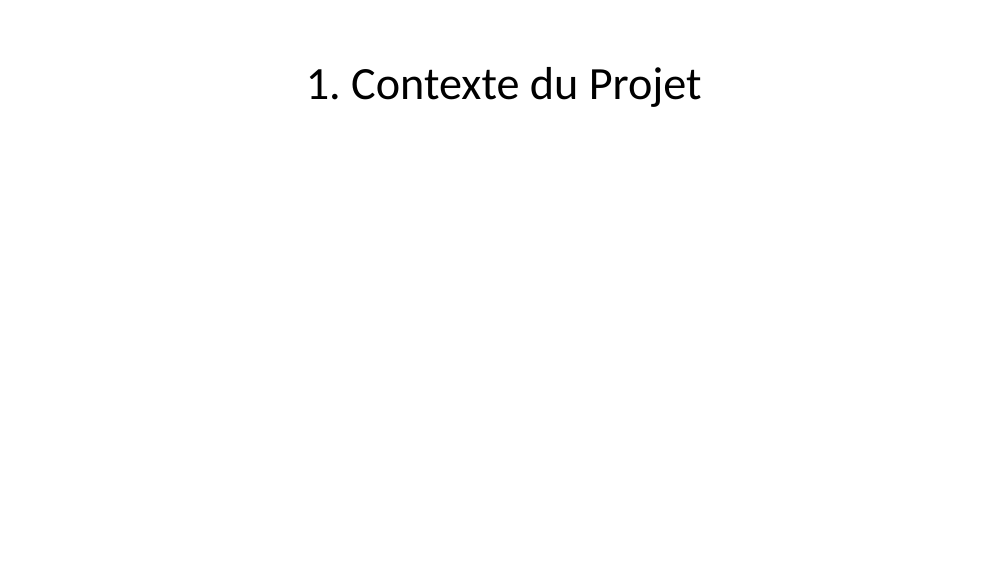
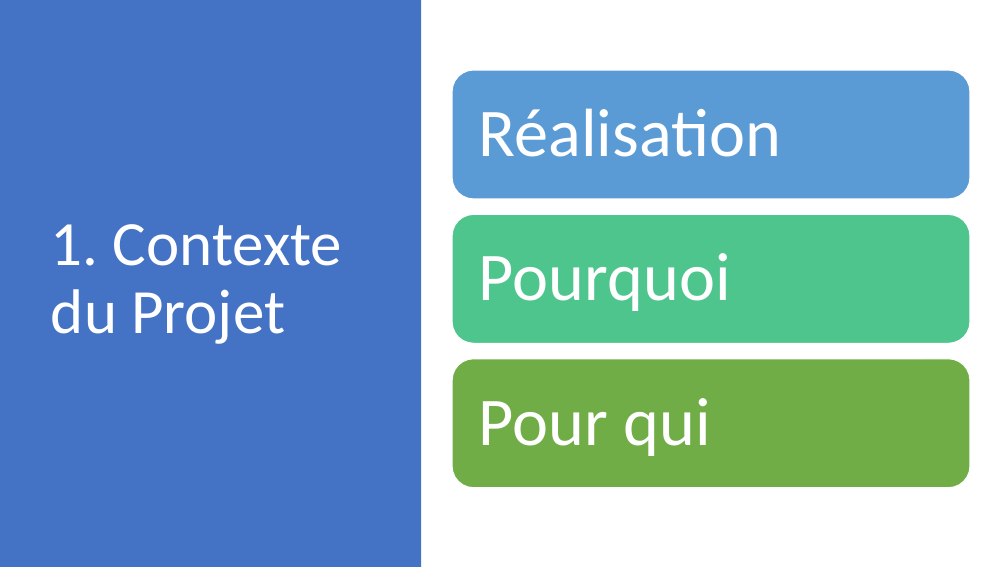
Before and after one commit to Dakusy/P2_Booki, a slide deck: slide 3 of P2.pptx. Drawn at 1008x567 pixels with LibreOffice and Linux fonts; fonts in the diff are those of the drawing. Boxes give left, top, right and bottom in pixels: in the first picture for what was removed or moved away, otherwise in the second. Text is boxed around its words. In the diff, an @@ line names an element or a change of style, - is before the commit and + after.

```diff
--- a/P2.pptx
+++ b/P2.pptx
@@ rectangle added at [0,0,421,567], fill #4472C4 @@
@@ title "1. Contexte du Projet": place and size @@
-title "1. Contexte du Projet" at [306,67,702,107]
+title "1. Contexte du Projet" at [51,224,342,344]
@@ title "1. Contexte du Projet" at [51,224,342,344]: size 44 to 60 pt, text colour #000000 to #FFFFFF; alignment centre to left @@
@@ group added at [452,70,970,488]: 3 rounded rectangles, 3 texts @@
+Réalisation
+Pourquoi
+Pour qui
```
Also in this commit, not shown: 1 other slide changed, 1 other file.
